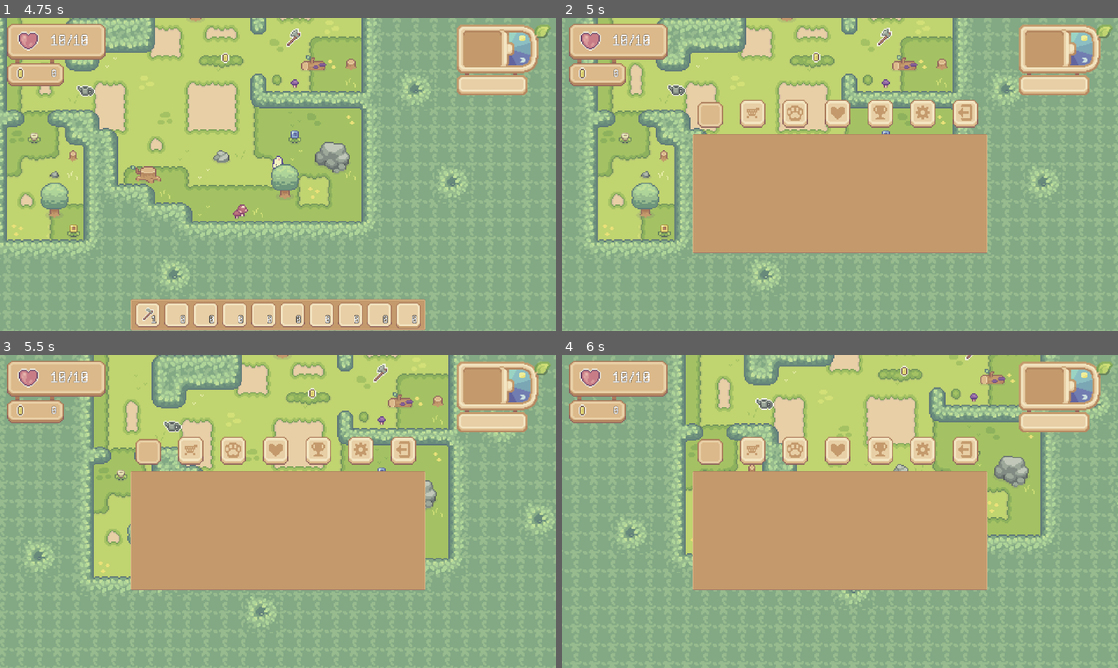
Above: before the commit, frames 1-4 (two rows, left to right).
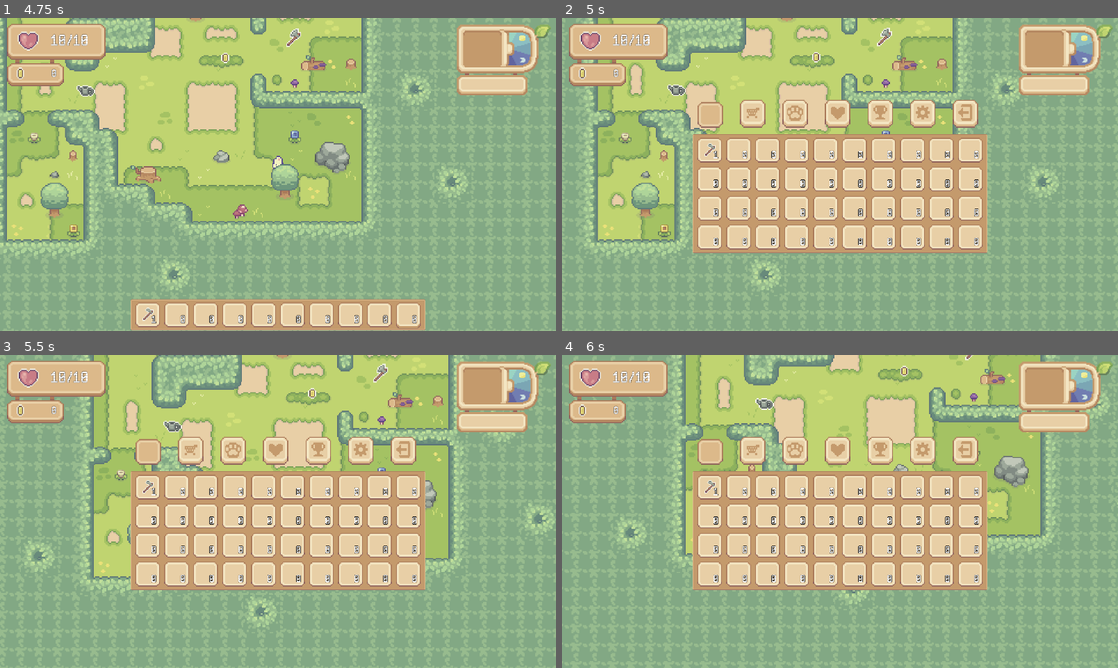
Above: after the commit, the same moments.

Repository: Tyler-Posella/Celestial-Horizons
Game: Godot game, scene res://Scenes/Game.tscn
Two runs of this game, one before a commit and one after it. Both use one fixed random seed, a clock stepped at 60 frames per second and the inputs below.
Inputs (mouse positions are in pixels of both pictures, inside the frame that each line leads up to):
- Up to frame 1 (4.75 s): click "Start" at 0.5 s; move the mouse to (150, 315) at 1.27 s; hold D (right) 1.28-2.03 s; tap 0 (0) at 1.35, 4.55 s; click (150, 315) at 1.42 s; tap 1 (1) at 1.55, 2.1 s; move the mouse to (177, 315) at 2.02 s; hold S (down) 2.03-2.78 s; click (177, 315) at 2.17 s; tap 2 (2) at 2.3, 2.85 s; move the mouse to (205, 315) at 2.77 s; hold D (right) 2.78-3.53 s; click (205, 315) at 2.92 s; tap 4 (4) at 3.05, 3.6 s; move the mouse to (233, 315) at 3.52 s; hold W (up) 3.53-4.28 s; click (233, 315) at 3.8 s; move the mouse to (261, 315) at 4.27 s; press the mouse at (261, 315) at 4.28 s; hold A (left) from 4.28 s (still down)
- Up to frame 2 (5 s): keep holding A (left); tap Escape (Menu) at 4.9 s
- Up to frame 3 (5.5 s): keep holding A (left); move the mouse to (111, 464) at 5.02 s; release the mouse at (111, 464) at 5.03 s; tap 0 (0) at 5.1 s; tap 1 (1) at 5.3 s
- Up to frame 4 (6 s): move the mouse to (867, 511) at 5.77 s; release A (left) at 5.78 s; hold S (down) from 5.78 s (still down); tap 1 (1) at 5.85 s; click (867, 511) at 5.92 s

Frame 1 is identical in both runs. In frame 2, 13% of the frame differs, in the area x 24-76%, y 38-74%; in frame 3, 13%; in frame 4, 13%.

Commit message:
Fixed Github Load Issue

Diff:
--- a/LocalData/PlayerData.json
+++ b/LocalData/PlayerData.json
@@ -9,7 +9,7 @@
 		}
 	],
 	"properties": {
-		"position": "(14.14214, -24.14214)"
+		"position": "(0, 0)"
 	},
 	"save_file_path": "/Users/tylerposella/Desktop/Nekowind-Adventures/LocalData/PlayerData.json",
 	"scene": "res://Scenes/Objects/Player.tscn"
--- a/SaveHBox.gd
+++ /dev/null
@@ -1 +0,0 @@
-extends PanelContainer
--- a/Scenes/UI/CenterMenu/CenterMenu.tscn
+++ b/Scenes/UI/CenterMenu/CenterMenu.tscn
@@ -34,4 +34,4 @@
 patch_margin_right = 8
 patch_margin_bottom = 8
 
-[connection signal="updateMenu" from="MenuBar" to="." method="_on_menu_bar_update_menu"]
+[connection signal="menu_updated" from="MenuBar" to="." method="_on_menu_bar_menu_updated"]
--- a/Scripts/Globals/SaveManager.gd
+++ b/Scripts/Globals/SaveManager.gd
@@ -73,16 +73,20 @@
 	# Get the node's property list (includes all properties of the node)
 	var node_properties = node.get_property_list()
 	var loaded_properties = loaded_data["properties"]
-	print(loaded_properties)
 	for property_name in loaded_properties.keys():
-		print(property_name)
-		print(loaded_properties[property_name])
 		# Check if the node has the property using `has_method()`
 		if node.has_method("set"):
 			# Set the property dynamically using `set()`
 			var value = loaded_properties[property_name]
+			print("Value: " + str(value))
+			var new_position = Vector2()
+			print("Position Vector Pre-Val: " + str(new_position))
+			new_position = value
+			print("Position Vector Post-Val: " + str(new_position))
+			print("Node Value for Pre-Set: " + (str(node.get(property_name))))
+			print(node.get(property_name))
 			node.set(property_name, value)
-			print(node.get(property_name))
+			print("Node Value Post-Set: " + (str(node.get(property_name))))
 		else:
 			print("Node does not support setting property:", property_name)
 
--- a/Scripts/UI/CenterMenu/CenterMenu.gd
+++ b/Scripts/UI/CenterMenu/CenterMenu.gd
@@ -1,3 +1,4 @@
+class_name CenterMenu
 extends VBoxContainer
 
 # Variables
@@ -19,5 +20,5 @@
 		current_menu = new_menu
 
 
-func _on_menu_bar_update_menu(new_menu):
+func _on_menu_bar_menu_updated(new_menu: Variant) -> void:
 	set_menu(new_menu)
--- a/Scripts/UI/CenterMenu/MenuBar.gd
+++ b/Scripts/UI/CenterMenu/MenuBar.gd
@@ -1,3 +1,4 @@
+class_name CenterMenuTopNav
 extends HBoxContainer
 
 # Signals
--- a/Scripts/UI/InventoryMenu.gd
+++ b/Scripts/UI/InventoryMenu.gd
@@ -1,5 +1,6 @@
+class_name InventoryMenu
 extends Control
-class_name InventoryMenu
+
 # Constants
 const UI_SLOT_SCENE = preload("res://Scenes/UI/GameUI/Inventory/InventorySlotUI.tscn")
 # Instance Data
--- a/Scripts/UI/InventoryUI/InventorySlotUI.gd
+++ b/Scripts/UI/InventoryUI/InventorySlotUI.gd
@@ -100,14 +100,14 @@
 			inventory_slot.set_item(null)
 		elif(inventory_slot.is_empty() and Utils.get_ui().moving_item != null):
 			inventory_slot.set_item(Utils.get_ui().moving_item.item)
-			inventory_slot.setCount(Utils.get_ui().moving_item.count)
+			inventory_slot.set_count(Utils.get_ui().moving_item.count)
 			Utils.get_ui().moving_item.queue_free()
 		elif(inventory_slot.is_empty() == false and Utils.get_ui().moving_item != null):
 			var moving_item = MOVING_ITEM_SCENE.instantiate()
 			moving_item.set_object(inventory_slot)
 			Utils.get_ui_node().add_child(moving_item)
 			#Make better
-			inventory_slot.set_item(Utils.gget_ui().moving_item.item)
+			inventory_slot.set_item(Utils.get_ui().moving_item.item)
 			inventory_slot.set_count(Utils.get_ui().moving_item.count)
 			Utils.get_ui().moving_item.queue_free()
 			Utils.get_ui().moving_item = moving_item
--- a/Scripts/UI/InventoryUI/ItemHoverMenu.gd
+++ b/Scripts/UI/InventoryUI/ItemHoverMenu.gd
@@ -19,5 +19,5 @@
 		description_label = new_description_label
 	else:
 		item = get_parent().inventory_slot.get_item()
-		item_label.text = item.get_name()
+		item_label.text = item.get_item_name()
 		description_label.text = item.get_description()
--- a/Scripts/UI/InventoryUI/MovingItem.gd
+++ b/Scripts/UI/InventoryUI/MovingItem.gd
@@ -1,3 +1,4 @@
+class_name MovingInvItem
 extends Control
 
 # Variables
--- a/project.godot
+++ b/project.godot
@@ -21,8 +21,6 @@
 Utils="*res://Scripts/Globals/Utils.gd"
 GameManager="*res://Scripts/Globals/GameManager.gd"
 SaveManager="*res://Scripts/Globals/SaveManager.gd"
-SignalManager="*res://Scripts/Globals/SignalManager.gd"
-DebugManager="*res://Scripts/Globals/DebugManager.gd"
 
 [display]
 
Not shown, changed: .DS_Store
Not shown, removed: <Object#null>
Not shown, changed: Scenes/.DS_Store
Not shown, changed: Scripts/.DS_Store
Not shown, removed: file_path
